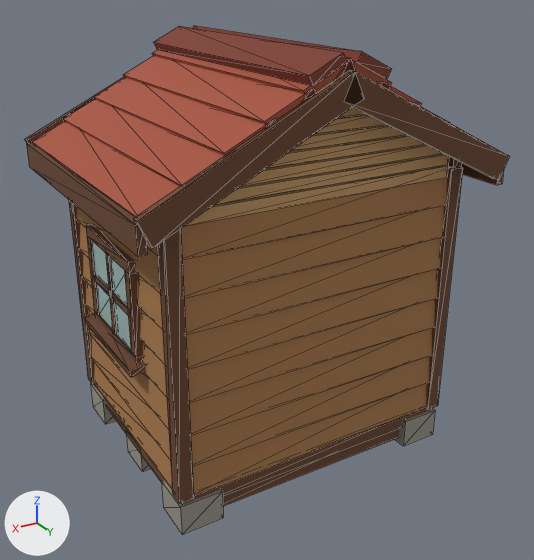
An edit to the glTF model examples/generated/cozy-farm-set/storage-shed.m1.glb, drawn before and after from the same camera.
One viewpoint serves both versions: a camera (50 mm lens) standing at (2.52, 4.35, 3.38) and looking at (-0.04, 0.09, 1.24). The axes (+X, +Y, +Z) are drawn at lower left. The lights are the same throughout. The first picture is the older version. Mesh edges are drawn as thin lines. Where no turn or scale is listed for an object, it has been applied to the vertices. Vertices at exactly the same position are counted once.

The scene before the commit, as lines of its bpy script (objects in view):
```python
ob_base_skirt = bpy.data.objects.new('base_skirt', me_mesh_1)
ob_base_skirt.location = (0.0, 0.0, 0.0)
ob_corner_and_frieze_boards = bpy.data.objects.new('corner_and_frieze_boards', me_mesh_5)
ob_corner_and_frieze_boards.location = (0.0, 0.0, 0.0)
ob_gable_boards = bpy.data.objects.new('gable_boards', me_mesh_6)
ob_gable_boards.location = (0.0, 0.0, 0.0)
ob_gable_vent_frame = bpy.data.objects.new('gable_vent_frame', me_mesh_7)
ob_gable_vent_frame.location = (0.0, 0.0, 0.0)
ob_gable_vent_louvers = bpy.data.objects.new('gable_vent_louvers', me_mesh_8)
ob_gable_vent_louvers.location = (0.0, 0.0, 0.0)
ob_window_frame = bpy.data.objects.new('window_frame', me_mesh_21)
ob_window_frame.location = (0.0, 0.0, 0.0)
ob_window_glass = bpy.data.objects.new('window_glass', me_mesh_22)
ob_window_glass.location = (1.078, -0.05, 1.34)
ob_window_mullions = bpy.data.objects.new('window_mullions', me_mesh_23)
ob_window_mullions.location = (0.0, 0.0, 0.0)
# also in view: 'sill_beam' at (0.0, 0.0, 0.22); 'foundation_piers' at (0.0, -0.14, 0.11); 'roof_eave_fascia' at (0.0, 0.0, 2.1); 'roof_barge_boards' at (0.0, 0.0, 2.45); 'roof_tile_courses' at (0.0, 0.0, 2.53)
```
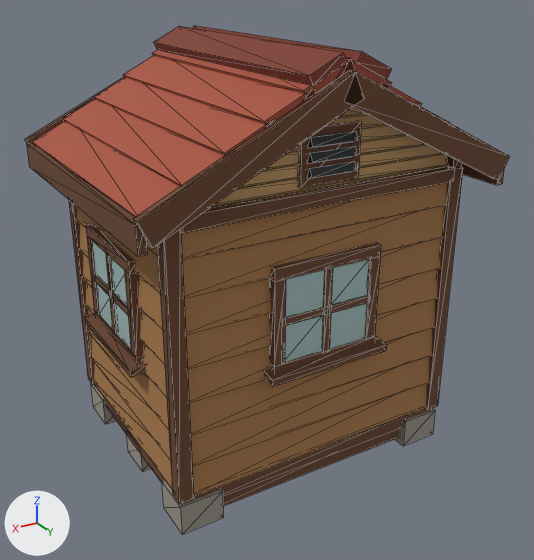
Where the newer file only moved an object's origin or applied its transform, the numbers keep the older frame.

Location of each change, [x1, y1, x2, y2] in pixels of the pictures (534 x 560 px; the box of a moved part takes in the faces that stretch with it):
'corner_and_frieze_boards', reshaped
    before: [69, 157, 463, 503]
    after: [69, 156, 463, 503]
'gable_boards', reshaped
    before: [185, 107, 449, 226]
    after: [210, 107, 448, 208]
'window_frame', reshaped (383% wider, 6% taller)
    before: [84, 224, 146, 377]
    after: [84, 224, 387, 387]
'window_glass', reshaped
    before: [92, 241, 131, 350]
    after: [92, 241, 369, 362]
'gable_vent_frame', reshaped (not visible before)
    after: [298, 121, 361, 188]
'window_mullions', reshaped
    before: [94, 254, 128, 335]
    after: [94, 254, 368, 352]
'gable_vent_louvers', reshaped (not visible before)
    after: [308, 131, 357, 179]
part 1 of me_mesh_5, added (brown)
    after: [181, 166, 455, 233]
part 2 of me_mesh_6, rebuilt
    before: [237, 144, 445, 189]
    after: [237, 144, 444, 189]
part 3 of me_mesh_6, rebuilt
    before: [288, 125, 408, 153]
    after: [288, 124, 407, 153]
part 4 of me_mesh_6, rebuilt (mostly hidden)
    before: [338, 107, 367, 119]
    after: [337, 107, 367, 119]
part 5 of me_mesh_6, rebuilt
    before: [263, 135, 425, 171]
    after: [267, 135, 424, 170]
part 6 of me_mesh_6, rebuilt
    before: [314, 114, 388, 136]
    after: [328, 114, 385, 129]
part 7 of me_mesh_6, moved or reshaped
    before: [213, 154, 449, 207]
    after: [214, 154, 448, 206]
part 9 of me_mesh_8, added
    after: [308, 161, 356, 179]
part 10 of me_mesh_8, added
    after: [308, 146, 357, 164]
part 11 of me_mesh_8, added
    after: [309, 131, 357, 148]
part 12 of me_mesh_21, added (brown)
    after: [269, 243, 381, 372]
part 13 of me_mesh_21, added (brown)
    after: [264, 336, 387, 387]
part 14 of me_mesh_22, added
    after: [285, 259, 369, 362]
part 15 of me_mesh_23, added (brown)
    after: [322, 268, 333, 352]
part 16 of me_mesh_23, added (brown)
    after: [285, 296, 368, 326]

Diff of the bpy script that builds the scene:
```diff
--- a/examples/generated/cozy-farm-set/storage-shed.m1.glb.py
+++ b/examples/generated/cozy-farm-set/storage-shed.m1.glb.py
@@ me_mesh_5 @@
-me_mesh_5.from_pydata(...)  # 48 vertices, 72 faces; spans x -1.08..1.08, y -0.88..0.88, z 0.26..2.21
+me_mesh_5.from_pydata(...)  # 56 vertices, 84 faces; spans x -1.08..1.08, y -0.88..0.9, z 0.26..2.21
+# me_mesh_5 part 1: a new loose piece, a box spanning x -0.98..0.98, y 0.845..0.905, z 2.045..2.135, in mat_woodframe (brown #6b4630)
 me_mesh_5.materials.append(mat_woodframe)
@@ me_mesh_6 @@
-me_mesh_6.from_pydata(...)  # 128 vertices, 192 faces; spans x -0.98..0.98, y -0.85..0.85, z 2.06..2.71
+me_mesh_6.from_pydata(...)  # 124 vertices, 184 faces; spans x -0.98..0.98, y -0.85..0.85, z 2.06..2.69
+# me_mesh_6 part 2: the loose piece of 8 vertices spanning x -0.98..0.98, y 0.82..0.85, z 2.22..2.31 is rebuilt with 8 vertices and now spans x -0.96..0.96, y 0.82..0.85, z 2.22..2.31
+# me_mesh_6 part 3: the loose piece of 8 vertices spanning x -0.65..0.65, y 0.82..0.85, z 2.38..2.47 is rebuilt with 8 vertices and now spans x -0.63..0.63, y 0.82..0.85, z 2.38..2.47
+# me_mesh_6 part 4: the loose piece of 8 vertices spanning x -0.32..0.32, y 0.82..0.85, z 2.54..2.63 is rebuilt with 8 vertices and now spans x -0.3..0.3, y 0.82..0.85, z 2.54..2.63
+# me_mesh_6 part 5: the loose piece of 8 vertices spanning x -0.81..0.81, y 0.82..0.85, z 2.3..2.39 is rebuilt with 8 vertices and now spans x -0.8..0.8, y 0.82..0.85, z 2.3..2.39
+# me_mesh_6 part 6: the loose piece of 8 vertices spanning x -0.48..0.48, y 0.82..0.85, z 2.46..2.55 is rebuilt with 8 vertices and now spans x -0.47..0.47, y 0.82..0.85, z 2.46..2.55
+# me_mesh_6 part 7: 4 vertices removed from x -0.98..0.98, y 0.82..0.85, z 2.23; 4 vertices added at x -0.94..0.94, y 0.82..0.85, z 2.23
+# other edits to the shape of me_mesh_6 do not show in these pictures
 me_mesh_6.materials.append(mat_woodcrate)
@@ me_mesh_7 @@
-me_mesh_7.from_pydata(...)  # 8 vertices, 12 faces; spans x -0.21..0.21, y -0.875..-0.835, z 2.17..2.51
+me_mesh_7.from_pydata(...)  # 16 vertices, 24 faces; spans x -0.21..0.21, y -0.875..0.875, z 2.17..2.51
+# me_mesh_7 part 8: a new loose piece, a box spanning x -0.21..0.21, y 0.835..0.875, z 2.17..2.51, in mat_woodframe (brown #6b4630)
 me_mesh_7.materials.append(mat_woodframe)
@@ me_mesh_8 @@
-me_mesh_8.from_pydata(...)  # 24 vertices, 36 faces; spans x -0.16..0.16, y -0.913..-0.847, z 2.215..2.465
+me_mesh_8.from_pydata(...)  # 48 vertices, 72 faces; spans x -0.16..0.16, y -0.913..0.913, z 2.215..2.465
+# me_mesh_8 part 9: the loose piece of 8 vertices spanning x -0.16..0.16, y -0.913..-0.847, z 2.215..2.285 is copied, and the copy is turned 43.5 degrees about the x axis through its middle, then moved by (0.0, 1.76, 0.0); it spans x -0.16..0.16, y 0.847..0.913, z 2.215..2.285
+# me_mesh_8 part 10: the loose piece of 8 vertices spanning x -0.16..0.16, y -0.913..-0.847, z 2.305..2.375 is copied, and the copy is turned 43.5 degrees about the x axis through its middle, then moved by (0.0, 1.76, 0.0); it spans x -0.16..0.16, y 0.847..0.913, z 2.305..2.375
+# me_mesh_8 part 11: the loose piece of 8 vertices spanning x -0.16..0.16, y -0.913..-0.847, z 2.395..2.465 is copied, and the copy is turned 43.5 degrees about the x axis through its middle, then moved by (0.0, 1.76, 0.0); it spans x -0.16..0.16, y 0.847..0.913, z 2.395..2.465
 me_mesh_8.materials.append(mat_iron)
@@ me_mesh_21 @@
-me_mesh_21.from_pydata(...)  # 36 vertices, 60 faces; spans x 1.032..1.168, y -0.5..0.4, z 0.952..1.71
+me_mesh_21.from_pydata(...)  # 68 vertices, 120 faces; spans x -0.45..1.168, y -0.5..0.968, z 0.952..1.71
+# me_mesh_21 part 12: a new loose piece of 24 vertices spanning x -0.4..0.4, y 0.84..0.9, z 0.97..1.71, in mat_woodframe (brown #6b4630)
+# me_mesh_21 part 13: 8 vertices added at x -0.45..0.45, y 0.832..0.968, z 0.952..1.018
 me_mesh_21.materials.append(mat_woodframe)
@@ me_mesh_22 @@
-me_mesh_22.from_pydata(...)  # 8 vertices, 12 faces; spans x -0.01..0.01, y -0.34..0.34, z -0.3..0.3
+me_mesh_22.from_pydata(...)  # 16 vertices, 24 faces; spans x -1.418..0.01, y -0.34..0.938, z -0.3..0.3
+# me_mesh_22 part 14: a new loose piece, a box spanning x -1.418..-0.738, y 0.918..0.938, z -0.3..0.3, in mat_glass (light grey #a9c6c4)
 me_mesh_22.materials.append(mat_glass)
@@ me_mesh_23 @@
-me_mesh_23.from_pydata(...)  # 16 vertices, 24 faces; spans x 1.078..1.098, y -0.39..0.29, z 1.04..1.64
+me_mesh_23.from_pydata(...)  # 32 vertices, 48 faces; spans x -0.34..1.098, y -0.39..0.898, z 1.04..1.64
+# me_mesh_23 part 15: a new loose piece, a box spanning x -0.025..0.025, y 0.878..0.898, z 1.04..1.64, in mat_woodframe (brown #6b4630)
+# me_mesh_23 part 16: a new loose piece, a box spanning x -0.34..0.34, y 0.878..0.898, z 1.315..1.365, in mat_woodframe (brown #6b4630)
 me_mesh_23.materials.append(mat_woodframe)
```
